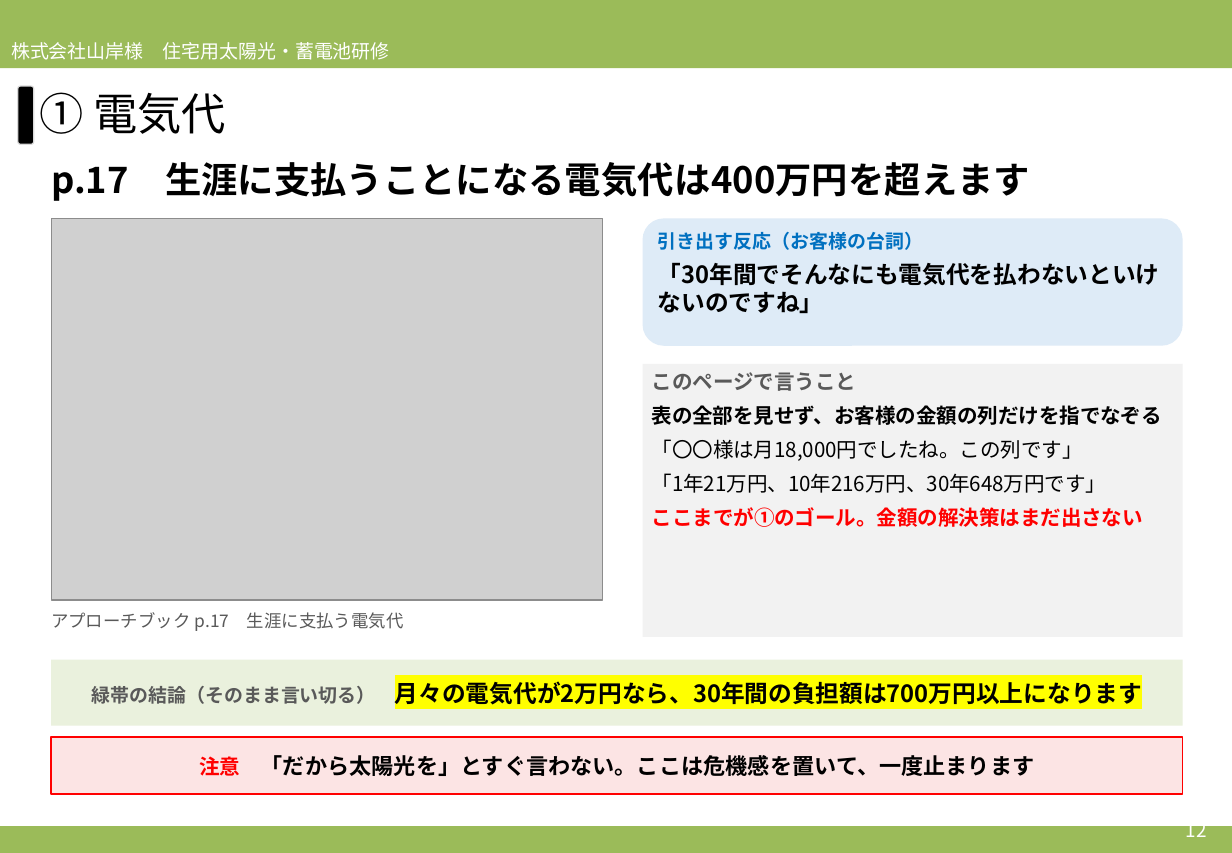
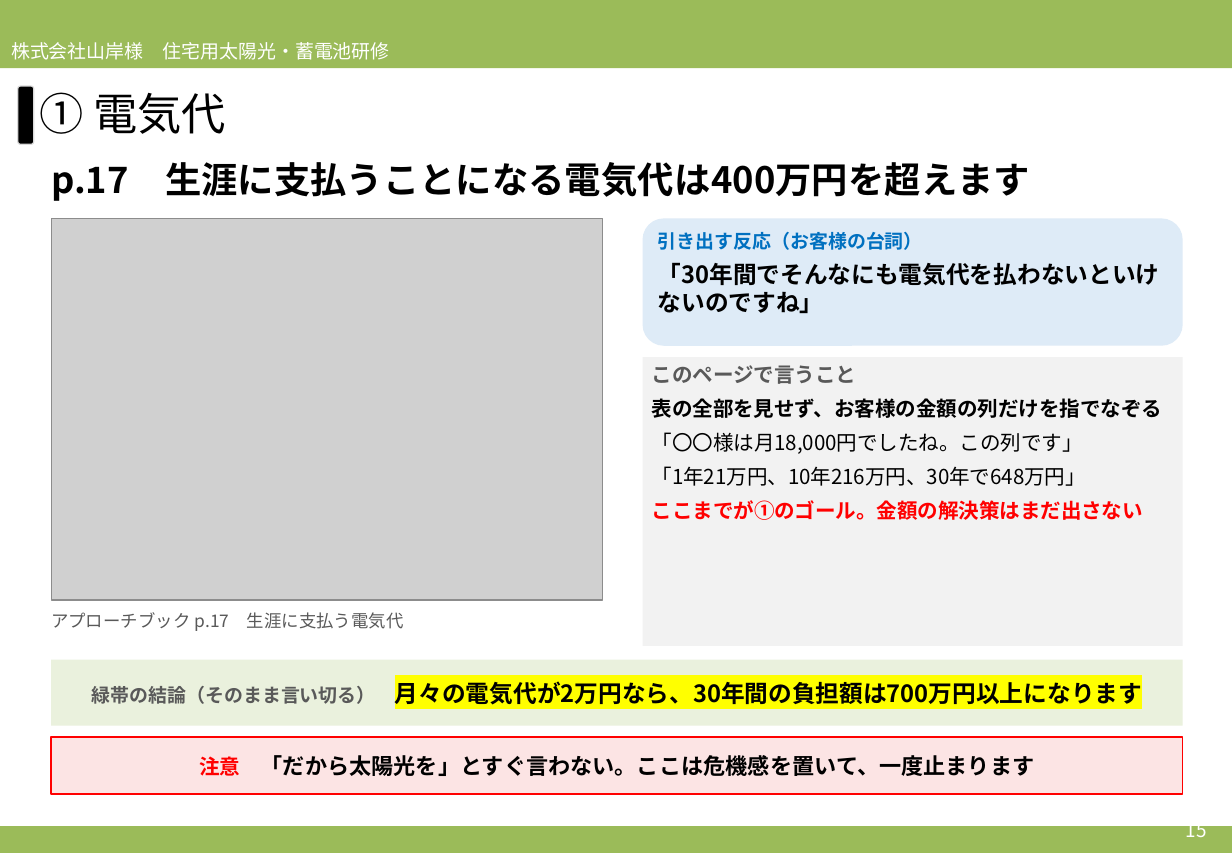
Before and after one commit to soshiro-iki-sys/-, a slide deck: slide 15 of slides/2026営業研修_必要性訴求パート_アプローチブックの伝え方.pptx (slide 12 before the commit). Drawn at 1232x853 pixels with LibreOffice and Linux fonts; fonts in the diff are those of the drawing; grey boxes stand for pictures. Boxes give left, top, right and bottom in pixels: in the first picture for what was removed or moved away, otherwise in the second. Text is boxed around its words. In the diff, an @@ line names an element or a change of style, - is before the commit and + after.

```diff
--- a/slides/2026営業研修_必要性訴求パート_アプローチブックの伝え方.pptx
+++ b/slides/2026営業研修_必要性訴求パート_アプローチブックの伝え方.pptx
@@ rectangle "このページで言うこと": place and size @@
-rectangle "このページで言うこと" at [643,364,1183,637]
+rectangle "このページで言うこと" at [643,357,1183,646]
@@ text in rectangle at [652,466,1086,486]: text changed @@
-「1年21万円、10年216万円、30年648万円です」
+「1年21万円、10年216万円、30年で648万円」
@@ text at [1186,818,1207,837]: text changed @@
-12
+15
```
Also in this commit, not shown: 18 other slides changed, 3 slides added, 2 other files.
